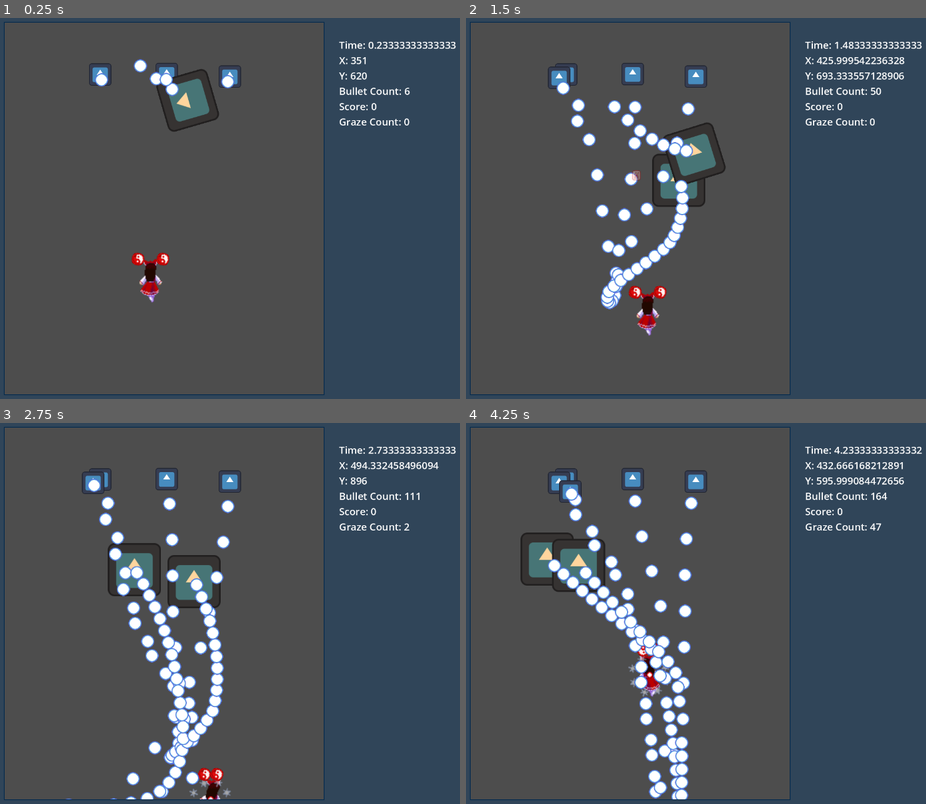
Above: before the commit, frames 1-4 (two rows, left to right).
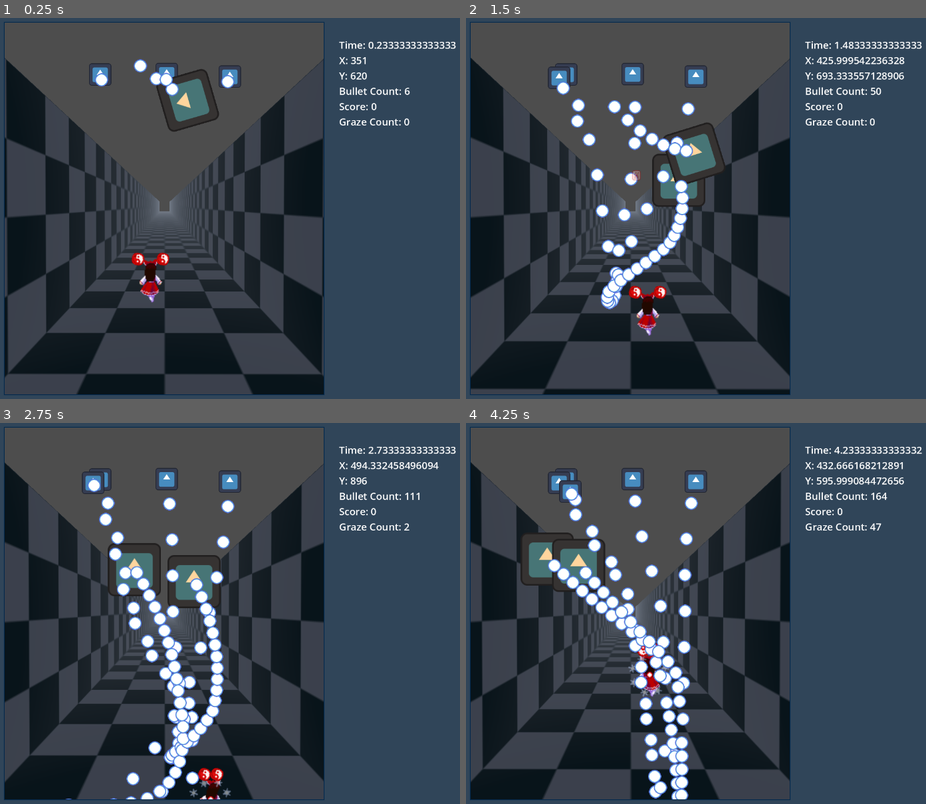
Above: after the commit, the same moments.

Repository: StahlReyn/th-bullet-test
Game: Godot game, scene res://gamestate/gamemain.tscn
Two runs of this game, one before a commit and one after it. Both use one fixed random seed, a clock stepped at 60 frames per second and the inputs below. The engine's default icon, where the game draws it, is replaced by a stand-in: a white triangle on a blue panel in a dark square.
Inputs:
- Up to frame 1 (0.25 s): no input
- Up to frame 2 (1.5 s): hold Right (move_right) 0.53-1.28 s; hold Shift (focus) 0.53-1.28 s; hold Down (move_down) from 1.28 s (still down); tap Z (shoot) at 1.35 s
- Up to frame 3 (2.75 s): release Down (move_down) at 2.03 s; hold Right (move_right) from 2.03 s (still down); hold Shift (focus) from 2.03 s (still down)
- Up to frame 4 (4.25 s): release Right (move_right) at 2.78 s; release Shift (focus) at 2.78 s; hold Up (move_up) 2.78-3.53 s; tap Z (shoot) at 2.85 s; hold Left (move_left) from 3.53 s (still down); hold Shift (focus) from 3.53 s (still down)

The runs differ from the first frame. In frame 1, 24% of the frame differs, in the area x 1-71%, y 10-99%; in frame 2, 22%; in frame 3, 22%; in frame 4, 22%.

Commit message:
3d background viewport

Diff:
--- /dev/null
+++ b/data/textures/material_3d_placeholder.tres
@@ -0,0 +1,7 @@
+[gd_resource type="StandardMaterial3D" load_steps=2 format=3 uid="uid://bw1bv32em7t1g"]
+
+[ext_resource type="Texture2D" uid="uid://bhet1mvgelh6c" path="res://assets/img/system/checker_placeholder.png" id="1_l61t7"]
+
+[resource]
+albedo_texture = ExtResource("1_l61t7")
+uv1_triplanar = true
--- a/gamestate/gamemain.tscn
+++ b/gamestate/gamemain.tscn
@@ -1,8 +1,9 @@
-[gd_scene load_steps=4 format=3 uid="uid://b7v7flp6p65gf"]
+[gd_scene load_steps=5 format=3 uid="uid://b7v7flp6p65gf"]
 
 [ext_resource type="PackedScene" uid="uid://chg817g0wf0ij" path="res://gamestate/hud/gamehud.tscn" id="1_585am"]
 [ext_resource type="Script" path="res://gamestate/gamemain.gd" id="1_jvava"]
 [ext_resource type="PackedScene" uid="uid://btg4d8khha007" path="res://gamestate/gameview.tscn" id="2_frqqi"]
+[ext_resource type="PackedScene" uid="uid://djh1d5tgxtxjj" path="res://scripts/background/background-test.tscn" id="4_4i7d7"]
 
 [node name="Gamemain" type="Node2D"]
 script = ExtResource("1_jvava")
@@ -12,3 +13,18 @@
 
 [node name="Gameview" parent="." instance=ExtResource("2_frqqi")]
 position = Vector2(64, 32)
+
+[node name="ViewportBackground" type="SubViewportContainer" parent="."]
+z_index = -10
+offset_left = 64.0
+offset_top = 32.0
+offset_right = 832.0
+offset_bottom = 928.0
+
+[node name="SubViewport" type="SubViewport" parent="ViewportBackground"]
+handle_input_locally = false
+size = Vector2i(768, 896)
+render_target_update_mode = 4
+
+[node name="Background-test" parent="ViewportBackground/SubViewport" instance=ExtResource("4_4i7d7")]
+top_level = true
--- /dev/null
+++ b/scripts/background/background-test.tscn
@@ -0,0 +1,56 @@
+[gd_scene load_steps=6 format=3 uid="uid://djh1d5tgxtxjj"]
+
+[ext_resource type="Script" path="res://scripts/background/path3d_camera.gd" id="1_81vh5"]
+[ext_resource type="Material" uid="uid://bw1bv32em7t1g" path="res://data/textures/material_3d_placeholder.tres" id="1_isv44"]
+
+[sub_resource type="PlaneMesh" id="PlaneMesh_oy4px"]
+material = ExtResource("1_isv44")
+size = Vector2(2, 50)
+
+[sub_resource type="Curve3D" id="Curve3D_xgtpb"]
+_data = {
+"points": PackedVector3Array(0, 0, 0, 0, 0, 0, 0, 0.350035, 0, 0, 0, 0, 0, 0, 0, -0.0164019, 0.279705, -7.75046, 0, 0, 0, 0, 0, 0, 0.117865, 0.126636, -21.0003),
+"tilts": PackedFloat32Array(0, 0, 0)
+}
+point_count = 3
+
+[sub_resource type="Environment" id="Environment_7pxra"]
+fog_enabled = true
+fog_mode = 1
+fog_density = 1.0
+fog_depth_curve = 0.447625
+fog_depth_begin = 2.0
+volumetric_fog_density = 1.0
+
+[node name="Background-test" type="Node3D"]
+
+[node name="Stage" type="Node3D" parent="."]
+transform = Transform3D(1, 0, 0, 0, 1, 0, 0, 0, 1, 0, 0, -22.7518)
+
+[node name="MeshInstance3D" type="MeshInstance3D" parent="Stage"]
+mesh = SubResource("PlaneMesh_oy4px")
+
+[node name="MeshInstance3D2" type="MeshInstance3D" parent="Stage"]
+transform = Transform3D(-4.37114e-08, -1, 0, 1, -4.37114e-08, 0, 0, 0, 1, 1, 1, 0)
+mesh = SubResource("PlaneMesh_oy4px")
+skeleton = NodePath("../MeshInstance3D")
+
+[node name="MeshInstance3D3" type="MeshInstance3D" parent="Stage"]
+transform = Transform3D(-4.37114e-08, 1, 0, -1, -4.37114e-08, 0, 0, 0, 1, -1, 1, 0)
+mesh = SubResource("PlaneMesh_oy4px")
+skeleton = NodePath("../MeshInstance3D")
+
+[node name="Path3D" type="Path3D" parent="."]
+transform = Transform3D(1, 0, 0, 0, 1, 0, 0, 0, 1, 0, 0.720708, 1.30252)
+curve = SubResource("Curve3D_xgtpb")
+script = ExtResource("1_81vh5")
+speed = 0.1
+
+[node name="PathFollow3D" type="PathFollow3D" parent="Path3D"]
+transform = Transform3D(0.99999, -1.92024e-05, 0.00211613, -3.63795e-12, 0.999945, 0.0090738, -0.00211623, -0.00907379, 0.999943, 0, 0.350035, 0)
+
+[node name="Camera3D" type="Camera3D" parent="Path3D/PathFollow3D"]
+transform = Transform3D(1.00001, 0, 0, 0, 1.00001, 0, 0, 0, 1.00001, 0, 0, 0)
+
+[node name="WorldEnvironment" type="WorldEnvironment" parent="."]
+environment = SubResource("Environment_7pxra")
--- /dev/null
+++ b/scripts/background/path3d_camera.gd
@@ -0,0 +1,14 @@
+class_name Path3DCamera
+extends Path3D
+
+@onready var path_follow : PathFollow3D = $PathFollow3D
+@export var speed : float = 1.0 ##m/s
+
+# Called when the node enters the scene tree for the first time.
+func _ready() -> void:
+	pass # Replace with function body.
+
+# Called every frame. 'delta' is the elapsed time since the previous frame.
+func _process(delta: float) -> void:
+	path_follow.progress += delta * speed
+	pass
Binary file added: assets/img/system/checker_placeholder.png
Not shown, added: assets/img/system/checker_placeholder.png.import
